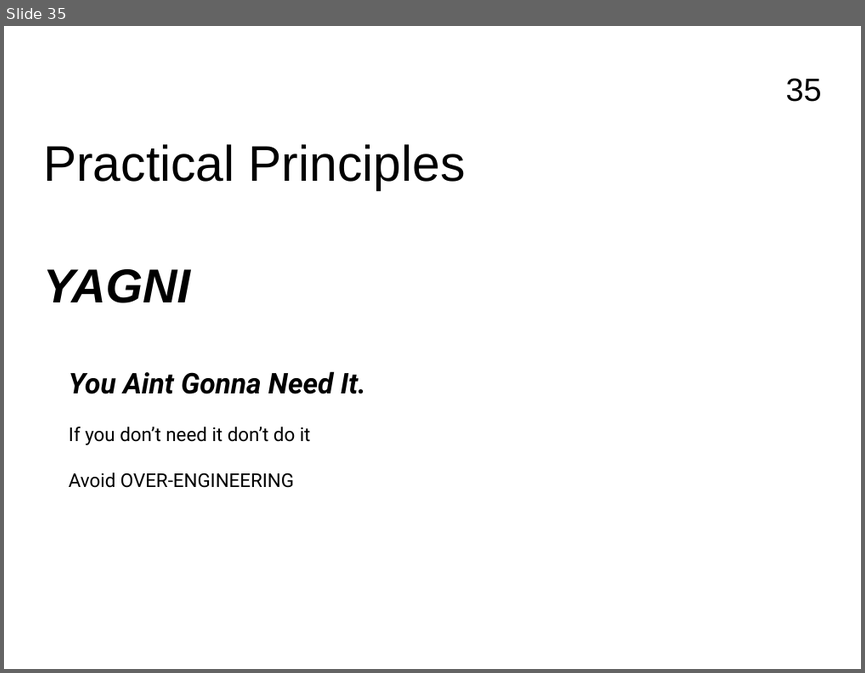
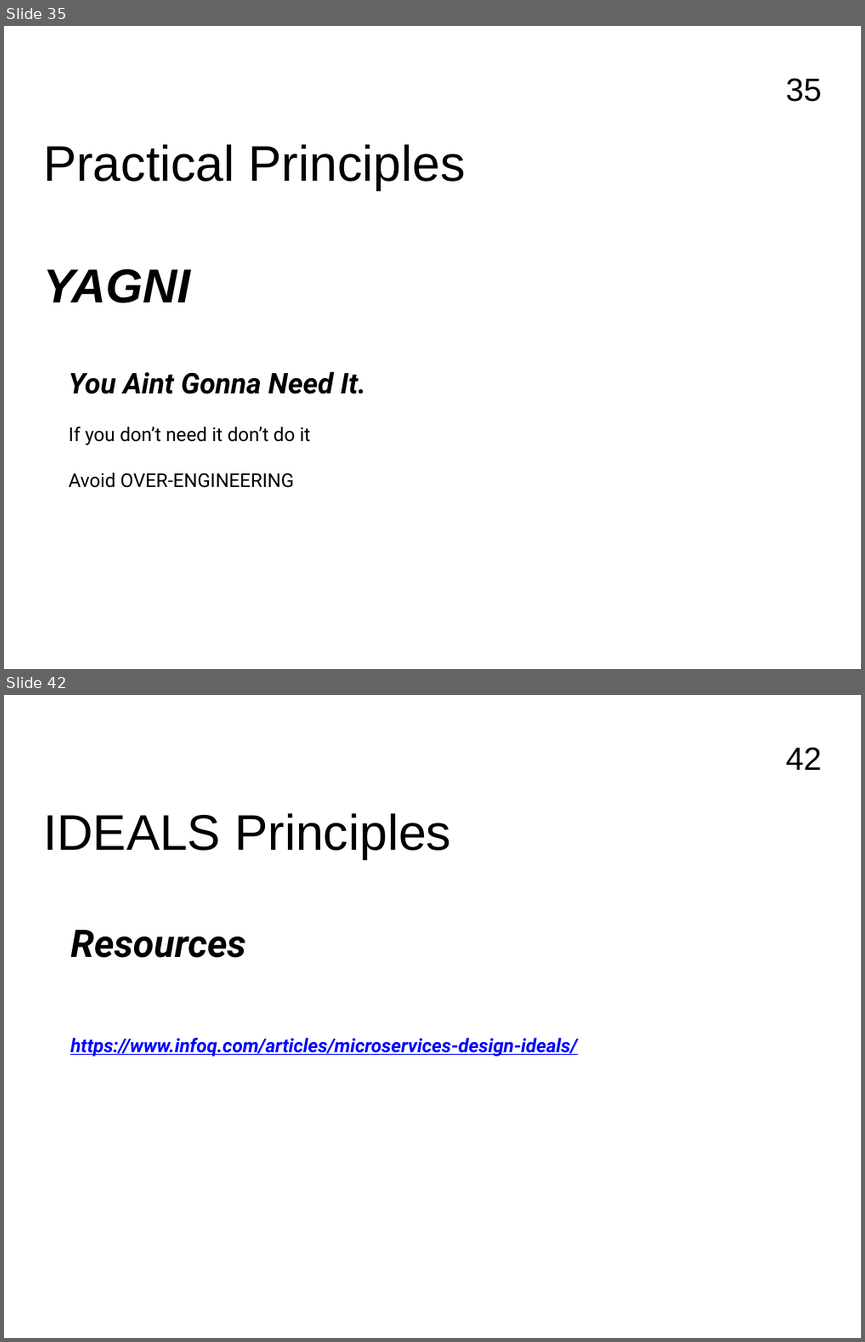
Before and after one commit to FrancoMelandri/SOLID, a slide deck: docs/solid.pptx. Shown one above the other, each under a label of ours: slide 35 before the commit, slides 35 and 42 after it; the slides between them are not shown. The pictures are 865x673 and 865x1342 pixels, drawn with LibreOffice and Linux fonts; fonts in the diff are those of the drawing. Boxes give left, top, right and bottom in pixels: in the first picture for what was removed or moved away, otherwise in the second. Text is boxed around its words. In the diff, an @@ line names an element or a change of style, - is before the commit and + after.

```diff
--- a/docs/solid.pptx
+++ b/docs/solid.pptx
@@ slide 42 added at (x1=4, y1=695, x2=861, y2=1338), background #FFFFFF; not listed: 1 template element that a slide beside it also shows @@
@@ text added at (x1=43, y1=813, x2=451, y2=859), 42 pt, text #000000 @@
+IDEALS Principles
@@ text added at (x1=70, y1=930, x2=577, y2=1056), 16 pt, text #0000FF, bold, italic, underline @@
+Resources
+https://www.infoq.com/articles/microservices-design-ideals/
```
Also in this commit, not shown: 3 slides changed, 6 other slides added.
